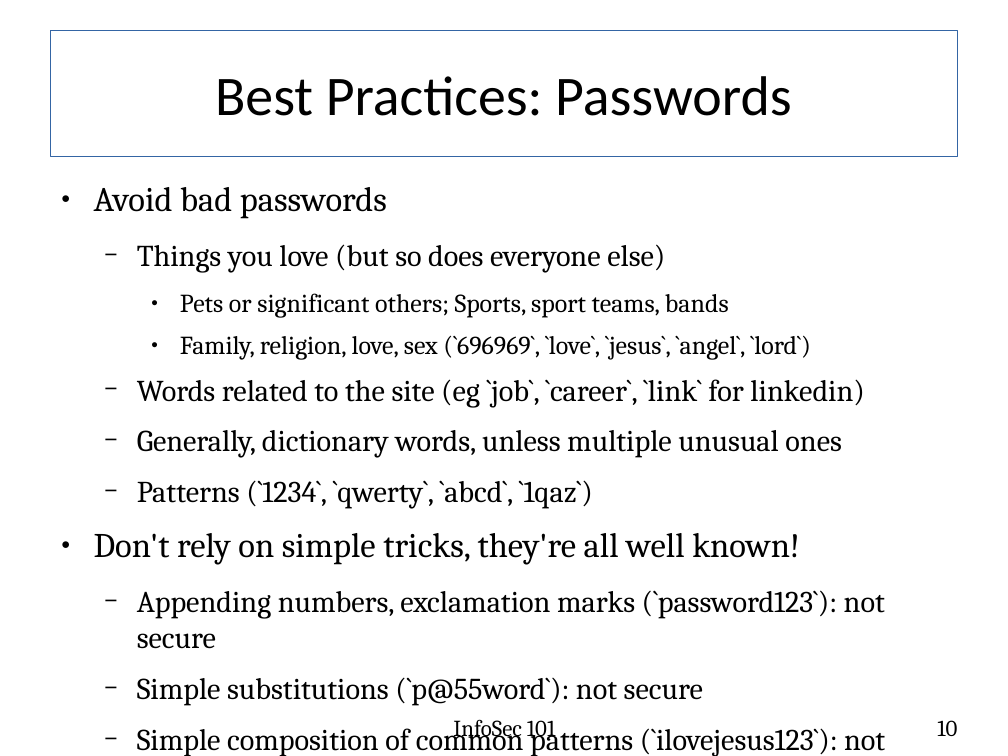
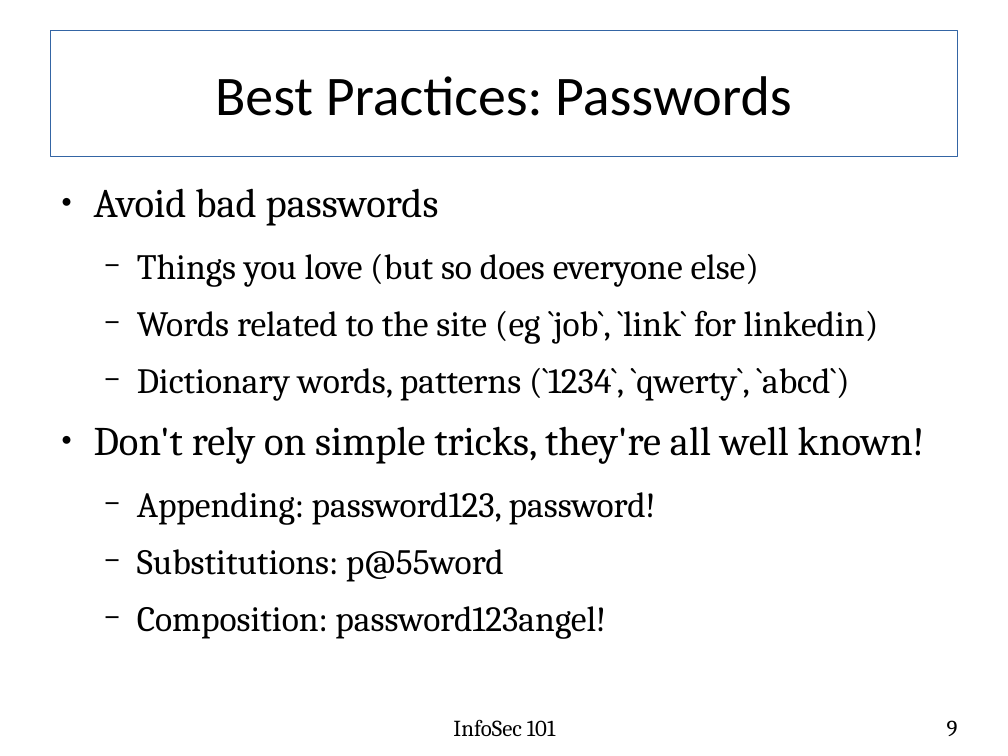
Before and after one commit to fabianlischka/InfoSec101, a slide deck: slide 9 of InfoSec101-Presentation-FCC-2015-02-26.odp (slide 10 before the commit). Drawn at 1008x756 pixels with LibreOffice and Linux fonts; fonts in the diff are those of the drawing. Boxes give left, top, right and bottom in pixels: in the first picture for what was removed or moved away, otherwise in the second. Text is boxed around its words. In the diff, an @@ line names an element or a change of style, - is before the commit and + after.

```diff
--- a/InfoSec101-Presentation-FCC-2015-02-26.odp
+++ b/InfoSec101-Presentation-FCC-2015-02-26.odp
@@ text at <box>94,188,925,464</box>: size 27.2 to 32 pt in "Avoid bad passwords", "Don't rely on simple tricks, they're all ..."; size 23.8 to 28 pt in "Things you love (but so does everyone ..." @@
@@ text at <box>137,310,879,401</box>: text changed; size 23.8 to 28 pt @@
-    ● Pets or significant others; Sports, sport teams, bands
-    ● Family, religion, love, sex (`696969`, `love`, `jesus`, `angel`, `lord`)
-  − Words related to the site (eg `job`, `career`, `link` for linkedin)
-  − Generally, dictionary words, unless multiple unusual ones
-  − Patterns (`1234`, `qwerty`, `abcd`, `1qaz`)
+  − Words related to the site (eg `job`, `link` for linkedin)
+  − Dictionary words, patterns (`1234`, `qwerty`, `abcd`)
@@ text at <box>137,492,656,639</box>: text changed; size 23.8 to 28 pt @@
-  − Appending numbers, exclamation marks (`password123`): not secure
-  − Simple substitutions (`p@55word`): not secure
-  − Simple composition of common patterns (`ilovejesus123`): not secure
+  − Appending: password123, password!
+  − Substitutions: p@55word
+  − Composition: password123angel!
@@ page number at <box>947,720,958,736</box>: text changed @@
-10
+9
```
Also in this commit, not shown: 18 other slides changed, 1 slide removed.
